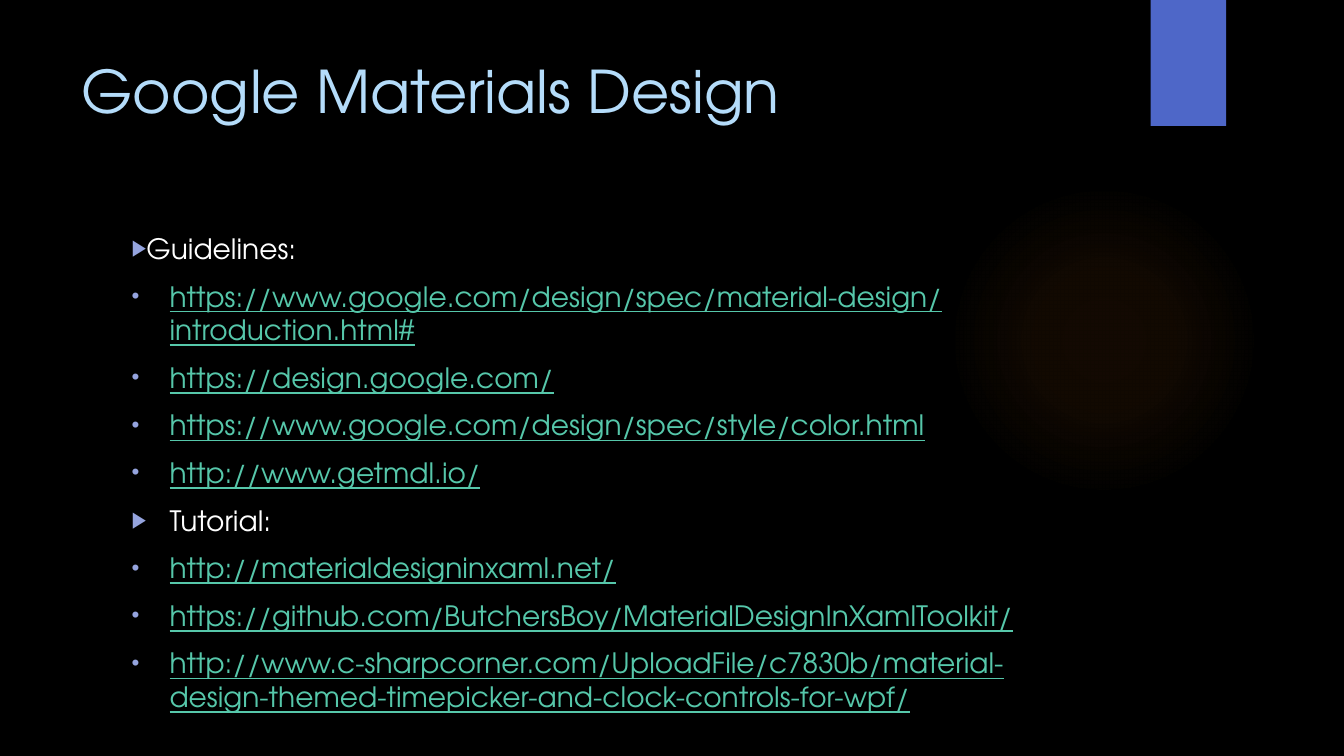
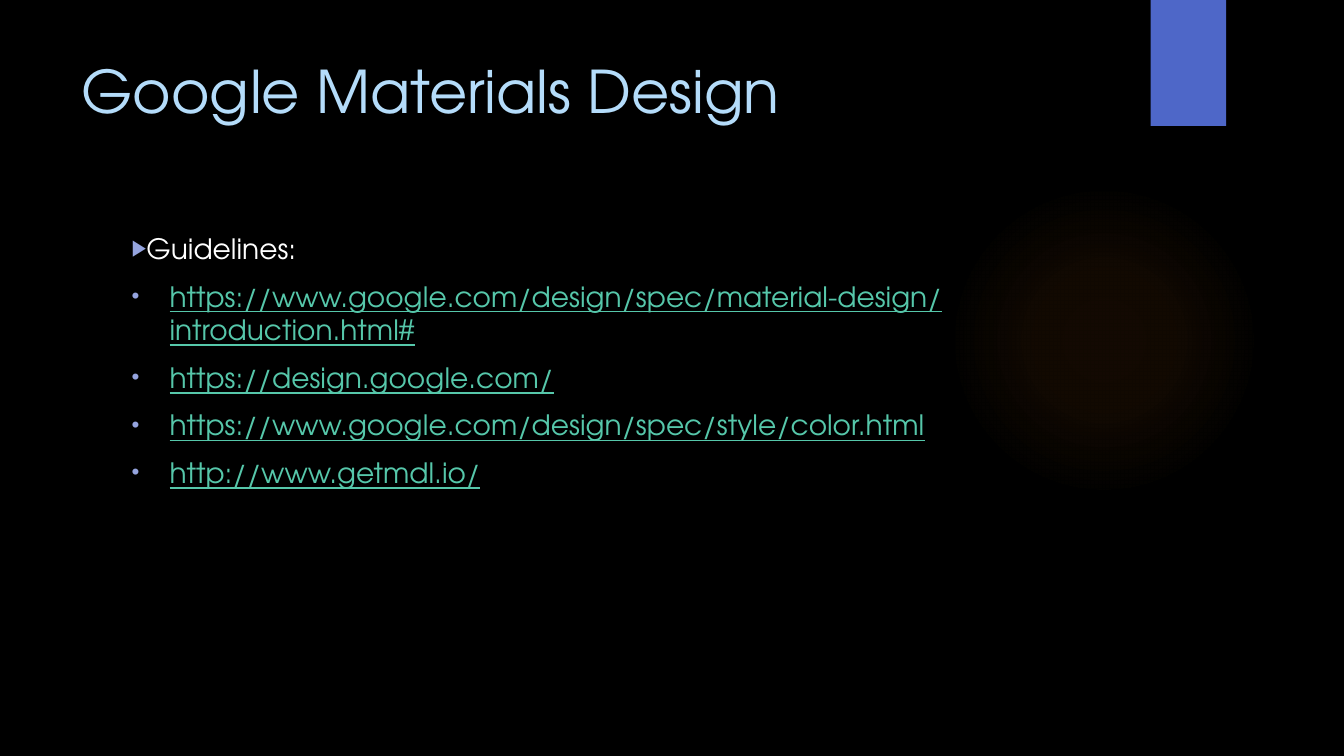
Before and after one commit to WitsSoftDev/SoftDev2016, a slide deck: slide 35 of Session 5/Softdev Session 5 2016.pptx (slide 38 before the commit). Drawn at 1344x756 pixels with LibreOffice and Linux fonts; fonts in the diff are those of the drawing; background and template pictures are left out. Boxes give left, top, right and bottom in pixels: in the first picture for what was removed or moved away, otherwise in the second. Text is boxed around its words. In the diff, an @@ line names an element or a change of style, - is before the commit and + after.

```diff
--- a/Session 5/Softdev Session 5 2016.pptx
+++ b/Session 5/Softdev Session 5 2016.pptx
@@ text at <box>170,510,1013,713</box>: paragraphs removed @@
-▶ Tutorial:
-• http://materialdesigninxaml.net/
-• https://github.com/ButchersBoy/MaterialDesignInXamlToolkit/
-• http://www.c-sharpcorner.com/UploadFile/c7830b/material-design-themed-timepicker-and-clock-controls-for-wpf/
```
Also in this commit, not shown: 8 other slides changed, 5 slides added, 2 slides removed.
